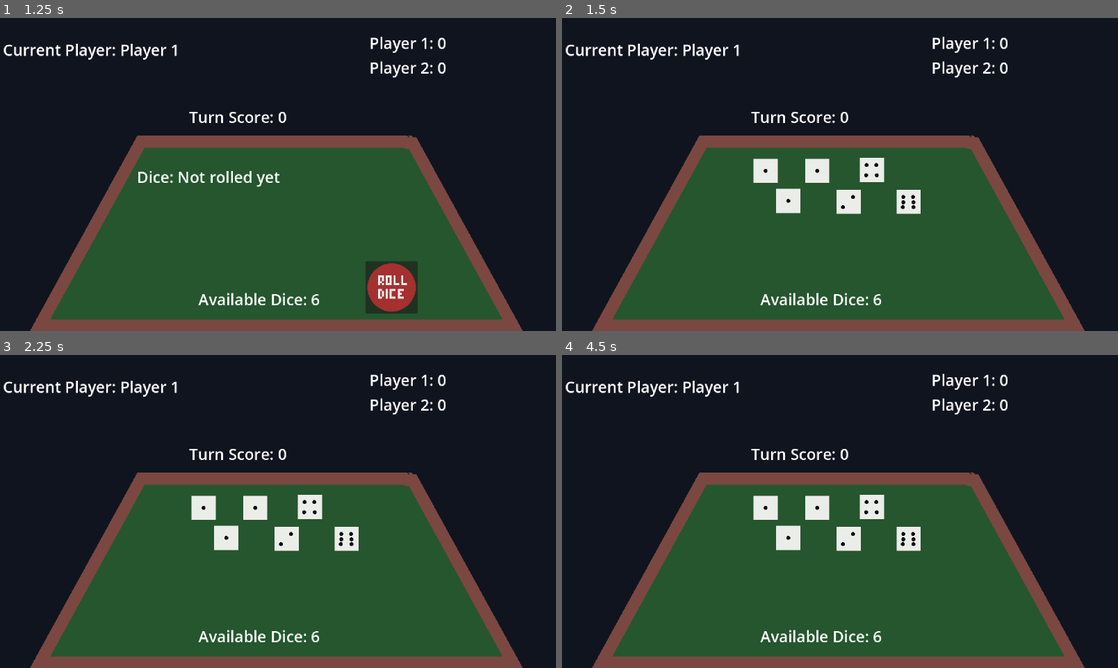
Above: before the commit, frames 1-4 (two rows, left to right).
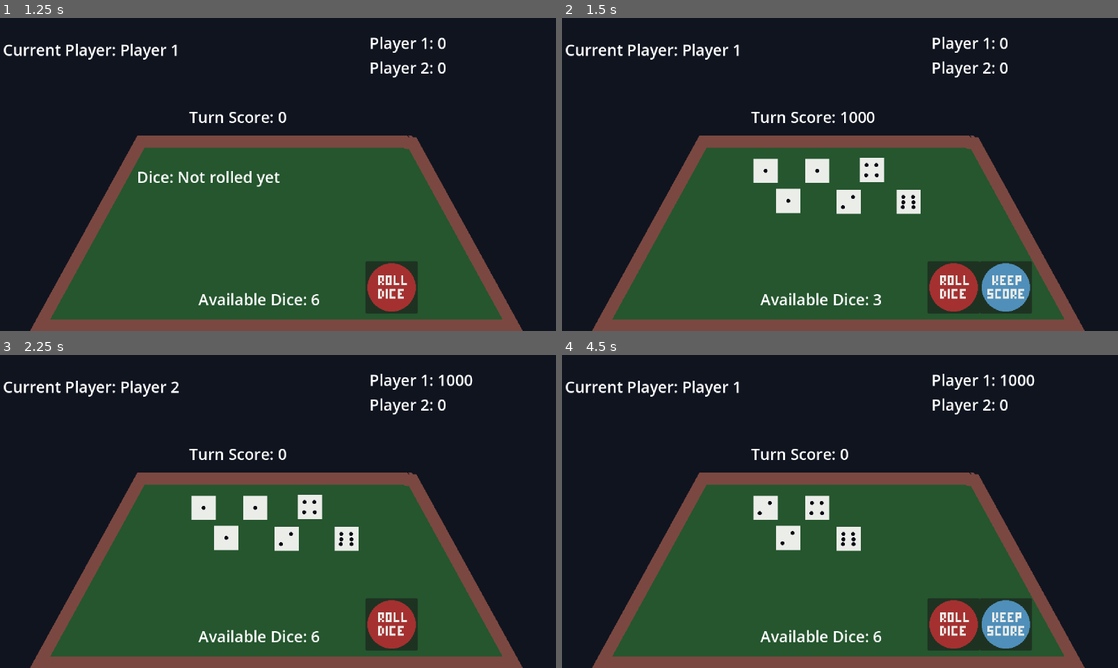
Above: after the commit, the same moments.

Repository: martinbriebac/10-000
Game: Godot game, scene res://scenes/setup_scene.tscn
Two runs of this game, one before a commit and one after it. Both use one fixed random seed, a clock stepped at 60 frames per second and the inputs below.
Inputs (mouse positions are in pixels of both pictures, inside the frame that each line leads up to):
- Up to frame 1 (1.25 s): click "START" at 0.5 s
- Up to frame 2 (1.5 s): click (951, 287) at 1.25 s
- Up to frame 3 (2.25 s): click (444, 624) at 2.02 s
- Up to frame 4 (4.5 s): click (951, 624) at 2.77 s; click (1006, 624) at 3.52 s; click (951, 624) at 4.27 s

Frame 1 is identical in both runs. In frame 2, 3.3% of the frame differs, in the area x 50-85%, y 30-95%; in frame 3, 1.7%; in frame 4, 4.1%, in the area x 35-85%, y 6-95%.

Commit message:
various fixes

Diff:
--- a/scripts/die.gd
+++ b/scripts/die.gd
@@ -27,18 +27,22 @@
 			$die_face.texture = dice_faces[current_face]
 		else:
 			# Stop at the final value
+			print("Die roll duration exceeded, stopping roll")
 			stop_rolling()
 
 
 func start_rolling(value):
+	print("Die starting to roll, target value: ", value)
 	is_rolling = true
 	roll_timer = 0.0
 	final_value = value
 
 func stop_rolling():
+	print("Die finished rolling, final value: ", final_value)
 	is_rolling = false
 	current_face = final_value - 1
 	$die_face.texture = dice_faces[current_face]
+	print("Emitting roll_completed signal")
 	emit_signal("roll_completed") # Emit the signal when rolling stops
 
 func get_value():
--- a/scripts/table.gd
+++ b/scripts/table.gd
@@ -41,8 +41,9 @@
 		add_child(die)
 		dice_instances.append(die)
 		die.connect("roll_completed", Callable(self, "_on_die_roll_completed"))
+		var connection_result = die.connect("roll_completed", func(): _on_dice_roll_completed(i))
+		print("Die ", i, " signal connection result: ", connection_result)
 		die.visible = false # Start with dice invisible
-
 
 func _unhandled_input(event):
 	if event.is_action_pressed("throw_dice") and $ThrowButton.visible:
@@ -62,6 +63,7 @@
 	update_display()
 
 func _on_ThrowButton_pressed():
+	print("Throw button pressed, initiating dice roll")
 	if players.is_empty():
 		printerr("Game not properly set up. Please set up the game first.")
 		return
@@ -84,6 +86,8 @@
 		dice_values.append(roll_value)
 		die.start_rolling(roll_value)
 
+	print("Dice values set: ", dice_values)
+
 	# Hide unused dice
 	for i in range(available_dice, 6):
 		dice_instances[i].visible = false
@@ -92,13 +96,14 @@
 	$ThrowButton.disabled = true
 
 
-func _on_dice_roll_completed():
+func _on_dice_roll_completed(die_index):
+	print("Die ", die_index)
 	rolls_completed += 1
-	print("Die completed rolling. Rolls complited: ", rolls_completed)
+	print("Rolls complited: ", rolls_completed, " / ", available_dice)
 
 	# Check if all dice have finished rolling
 	if rolls_completed == available_dice:
-		print("Dice rolled: " + str(dice_values))
+		print("All diuce have finished rolling. Dice values: ", dice_values)
 		var result = calculate_score()
 		throw_score = result[0]
 		var instant_win = result[1]
@@ -133,6 +138,8 @@
 		update_display()
 		print("Display updated")
 
+	else:
+		print("Waiting for more dice to complete rolling")
 
 func _on_KeepScoreButton_pressed():
 	if players.is_empty() or current_player_index >= players.size():
@@ -164,6 +171,7 @@
 		end_turn(false)
 
 func calculate_score():
+	print("Calculating score for dice values: ", dice_values)
 	@warning_ignore("shadowed_variable")
 	var throw_score = 0
 	var counts = [0, 0, 0, 0, 0, 0]
@@ -275,6 +283,8 @@
 		else:
 			dice_instances[i].visible = false
 
+	print("Game state updated - current player: ", players[current_player_index].name, " Turn score: ", turn_score, " Available dice: ", available_dice)
+
 func end_turn(busted: bool):
 	if busted:
 		print("Turn ended. No scoring dice.")
